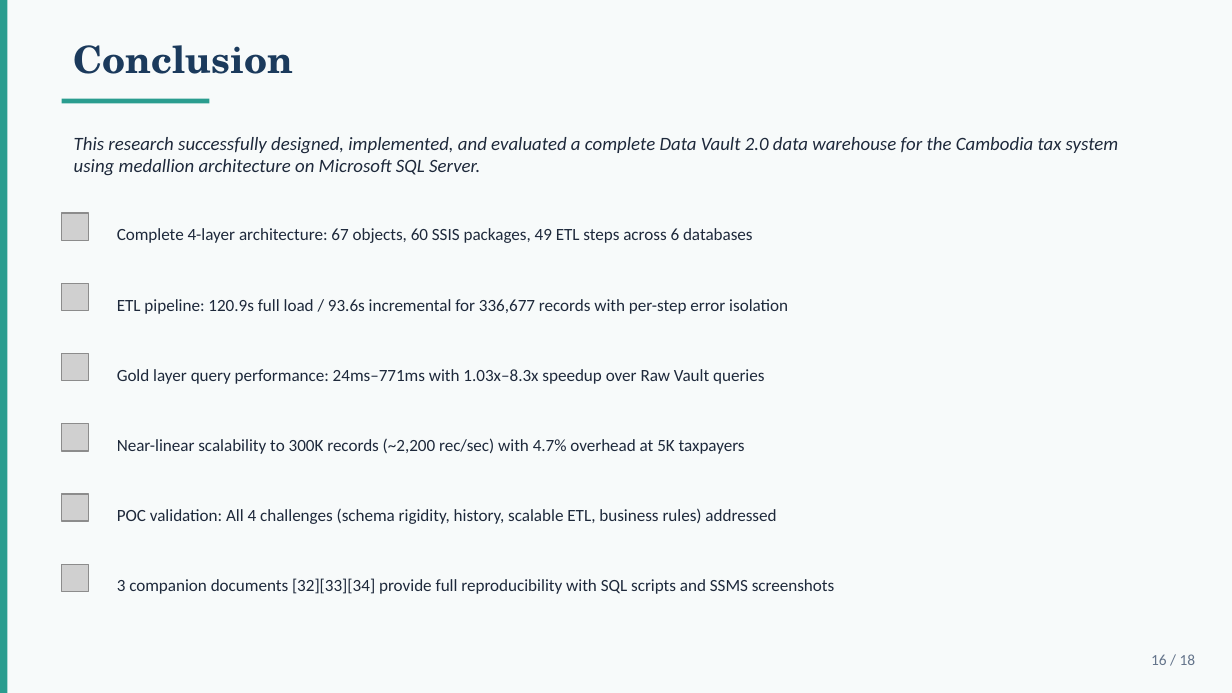
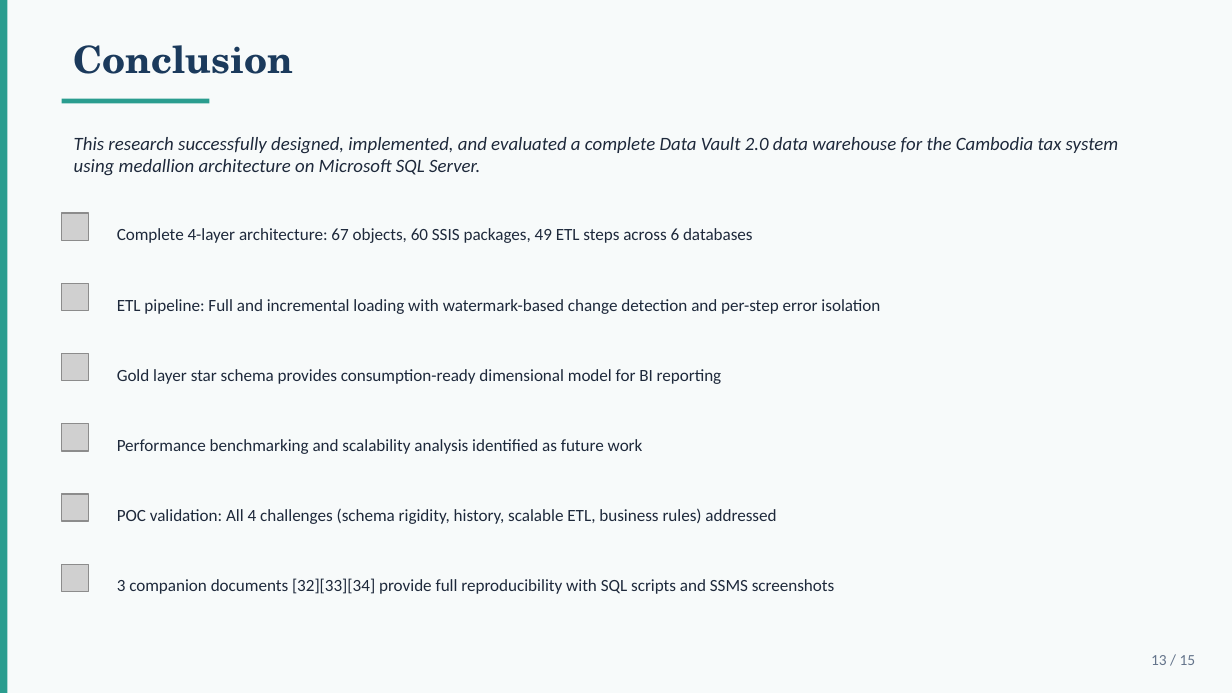
Before and after one commit to mvsotso/dv2-tax-data-warehouse-using-medallion, a slide deck: slide 13 of Documents/Final_Presentation.pptx (slide 16 before the commit). Drawn at 1232x693 pixels with LibreOffice and Linux fonts; fonts in the diff are those of the drawing; grey boxes stand for pictures. Boxes give left, top, right and bottom in pixels: in the first picture for what was removed or moved away, otherwise in the second. Text is boxed around its words. In the diff, an @@ line names an element or a change of style, - is before the commit and + after.

Commit message:
Remove Benchmark Metrics

```diff
--- a/Documents/Final_Presentation.pptx
+++ b/Documents/Final_Presentation.pptx
@@ text at <box>117,299,880,314</box>: text changed @@
-ETL pipeline: 120.9s full load / 93.6s incremental for 336,677 records with per-step error isolation
+ETL pipeline: Full and incremental loading with watermark-based change detection and per-step error isolation
@@ text at <box>117,369,722,384</box>: text changed @@
-Gold layer query performance: 24ms–771ms with 1.03x–8.3x speedup over Raw Vault queries
+Gold layer star schema provides consumption-ready dimensional model for BI reporting
@@ text at <box>117,439,643,454</box>: text changed @@
-Near-linear scalability to 300K records (~2,200 rec/sec) with 4.7% overhead at 5K taxpayers
+Performance benchmarking and scalability analysis identified as future work
@@ text at <box>1151,655,1196,665</box>: text changed @@
-16 / 18
+13 / 15
```
Also in this commit, not shown: 12 other slides changed, 3 slides removed, 19 other files.
